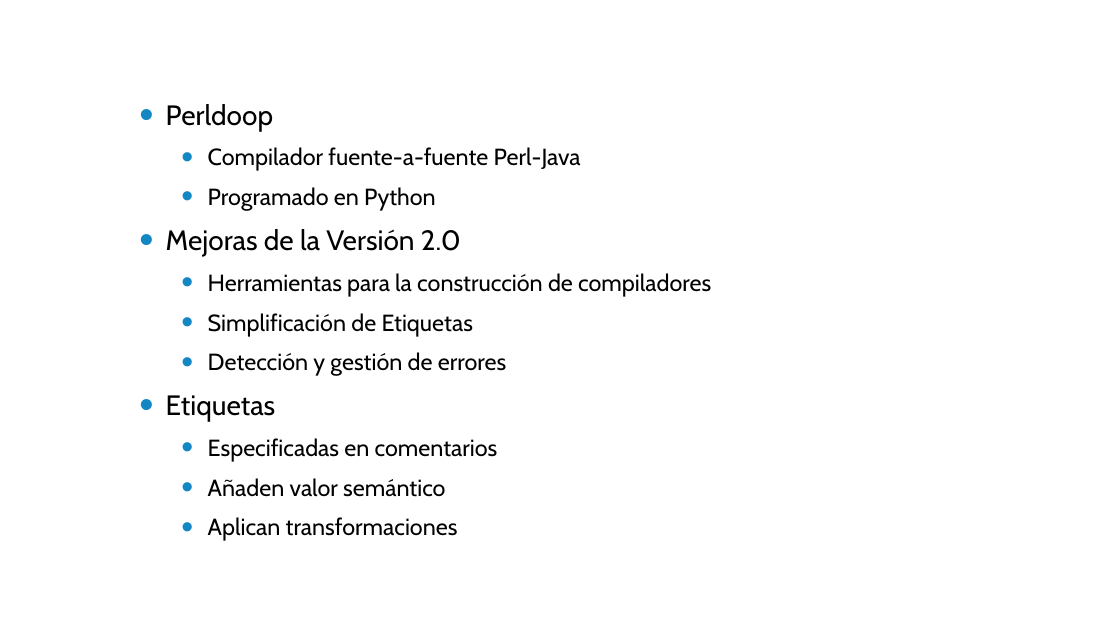
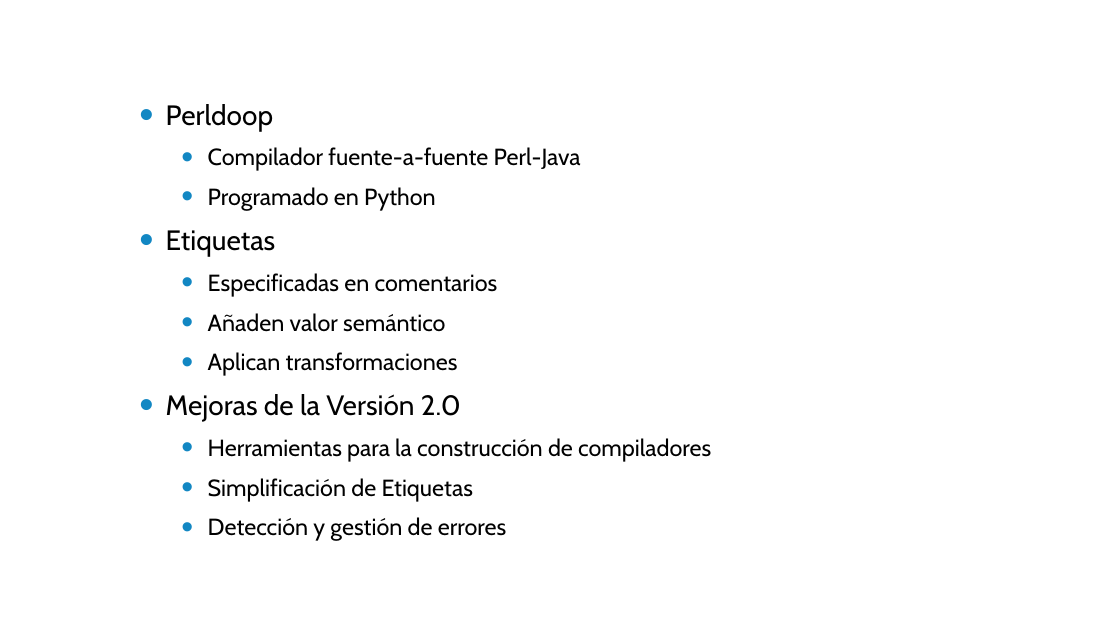
Before and after one commit to cesarpomar/Perldoop2-tfg, a slide deck: slide 3 of doc/Presentacion.pptx (slide 4 before the commit). Drawn at 1120x630 pixels with LibreOffice and Linux fonts; fonts in the diff are those of the drawing; background and template pictures are left out. Boxes give left, top, right and bottom in pixels: in the first picture for what was removed or moved away, otherwise in the second. Text is boxed around its words. In the diff, an @@ line names an element or a change of style, - is before the commit and + after.

Commit message:
Presentación

```diff
--- a/doc/Presentacion.pptx
+++ b/doc/Presentacion.pptx
@@ text at box(166, 230, 498, 376): paragraphs added @@
+• Etiquetas
+  • Especificadas en comentarios
+  • Añaden valor semántico
+  • Aplican transformaciones
@@ text at box(166, 395, 498, 541): paragraphs removed @@
-• Etiquetas
-  • Especificadas en comentarios
-  • Añaden valor semántico
-  • Aplican transformaciones
```
Also in this commit, not shown: 3 other slides changed.
